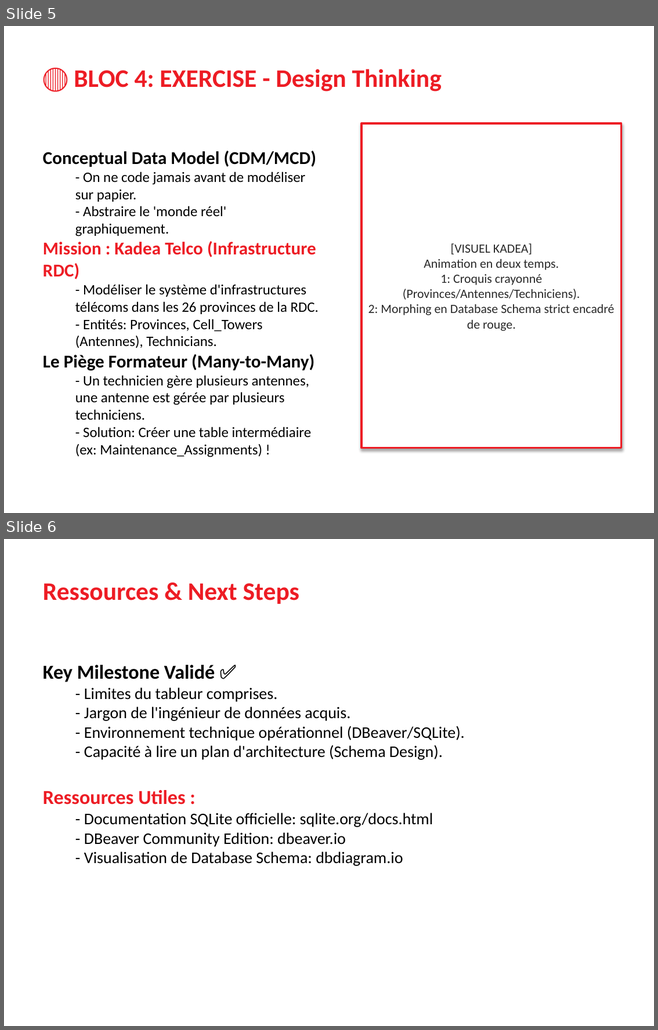
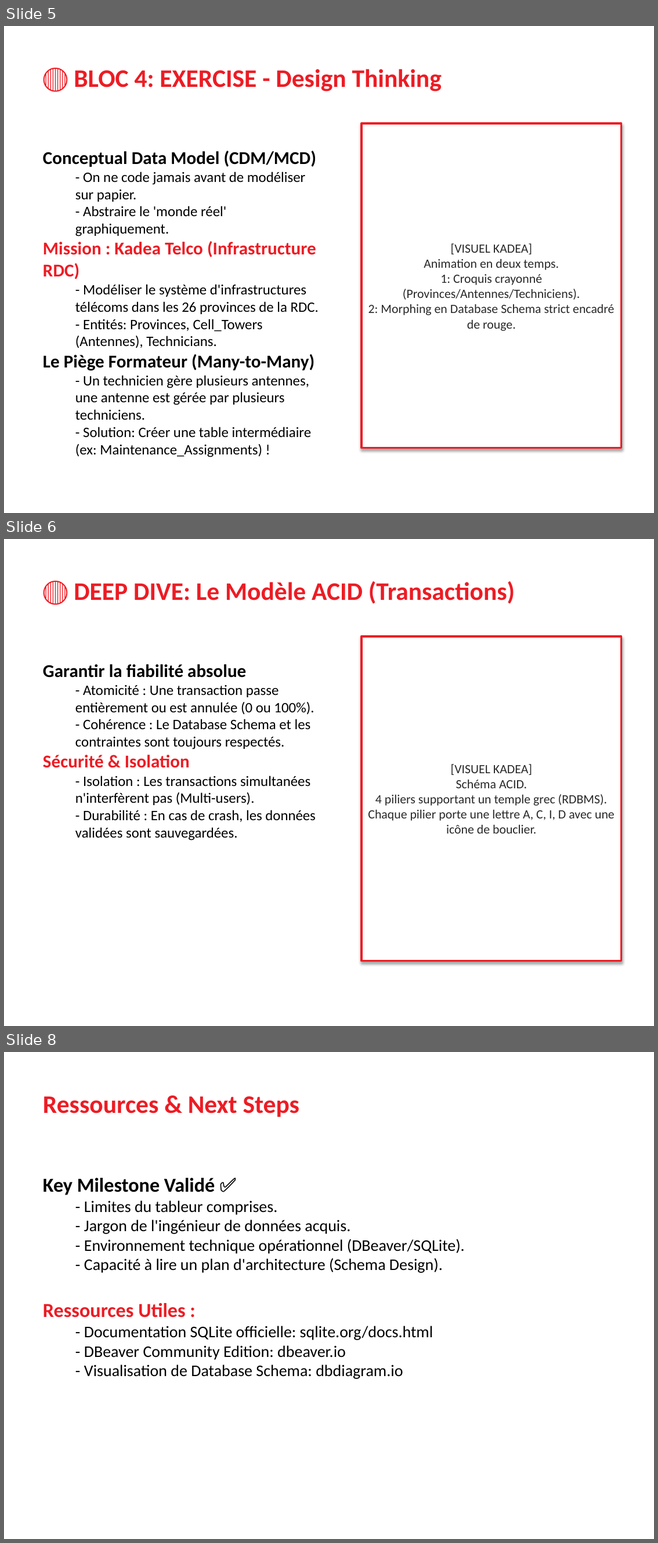
Before and after one commit to gatienseven7/train_model, a slide deck: Module2_Week1_Presentation.pptx. Shown one above the other, each under a label of ours: slides 5 and 6 before the commit, slides 5, 6 and 8 after it; the slides between them are not shown. The pictures are 658x1030 and 658x1543 pixels, drawn with LibreOffice and Linux fonts; fonts in the diff are those of the drawing. Boxes give left, top, right and bottom in pixels: in the first picture for what was removed or moved away, otherwise in the second. Text is boxed around its words. In the diff, an @@ line names an element or a change of style, - is before the commit and + after.

```diff
--- a/Module2_Week1_Presentation.pptx
+++ b/Module2_Week1_Presentation.pptx
@@ slide 6 added at box(4, 539, 654, 1026), background #FFFFFF @@
@@ text added at box(74, 581, 514, 604), 28 pt, text #ED1C24, bold @@
+🔴 DEEP DIVE: Le Modèle ACID (Transactions)
@@ rectangle added at box(361, 636, 621, 961), fill #FFFFFF, outline #ED1C24 2 pt, 14 pt, text #282828 @@
+[VISUEL KADEA]
+Schéma ACID.
+4 piliers supportant un temple grec (RDBMS).
+Chaque pilier porte une lettre A, C, I, D avec une icône de bouclier.
@@ text added at box(43, 664, 315, 841), 16 pt, text #000000 @@
+Garantir la fiabilité absolue
+  - Atomicité : Une transaction passe entièrement ou est annulée (0 ou 100%).
+  - Cohérence : Le Database Schema et les contraintes sont toujours respectés.
+Sécurité & Isolation
+  - Isolation : Les transactions simultanées n'interfèrent pas (Multi-users).
+  - Durabilité : En cas de crash, les données validées sont sauvegardées.
@@ what was slide 6 is now slide 8 @@
```
Also in this commit, not shown: 1 other slide added, 1 other file.
